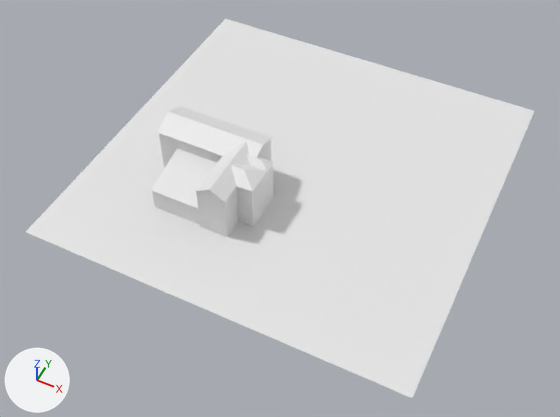
The Blender file main.blend as it was, and as the next commit left it.
One viewpoint serves both versions: a 50 mm camera at (111.0, -179.0, 233.0) aimed at (16.0, 11.0, -5.0). The axes (+X, +Y, +Z) are drawn at lower left. The lights are the same throughout.
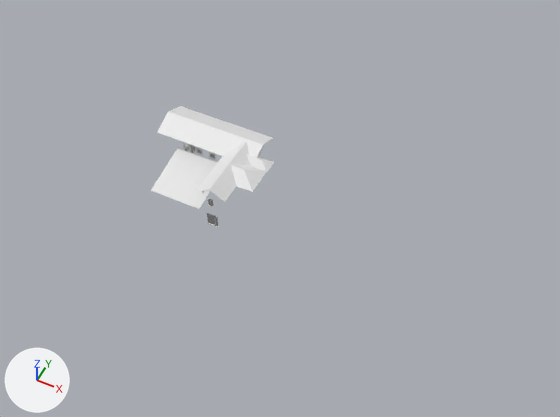
Where the change shows, as pixel boxes [x1, y1, x2, y2] in the pictures (560 x 417 px):
```json
{"object": "Plane", "change": "hidden", "before": [26, 19, 534, 398]}
{"object": "HouseBase", "change": "hidden", "before": [152, 133, 273, 237]}
```

Scene script edits in JSON lines:
```json
{"op": "add", "block": "ob_plane", "code": "ob_plane.hide_set(True)"}
{"op": "add", "block": "ob_housebase", "code": "ob_housebase.hide_set(True)"}
```
